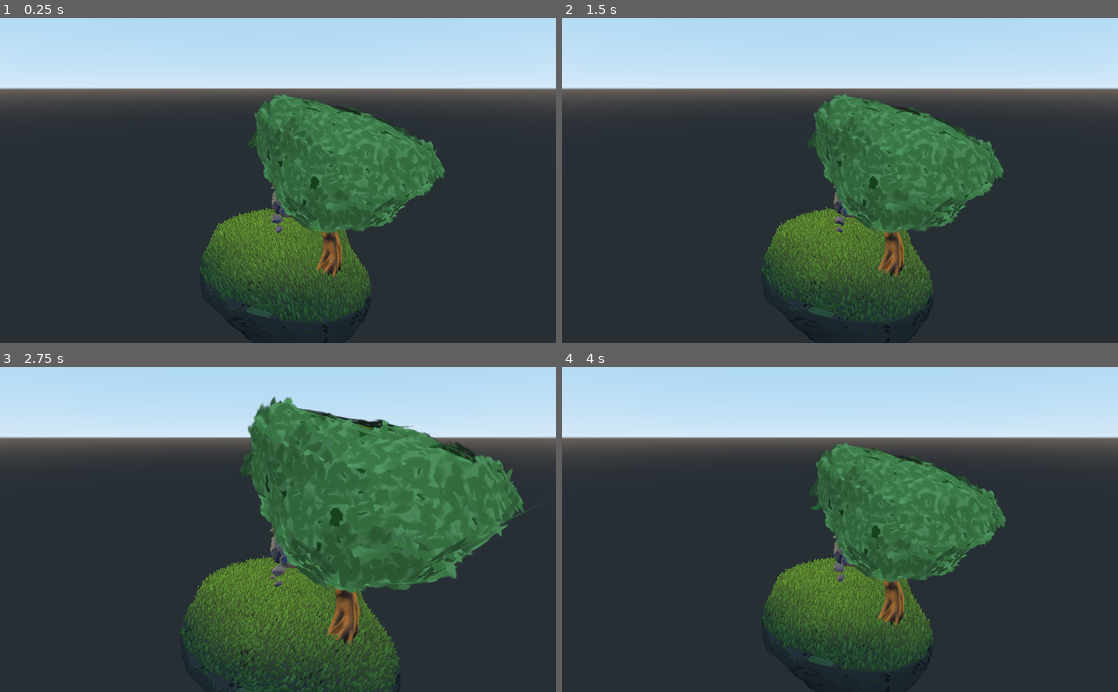
Above: before the commit, frames 1-4 (two rows, left to right).
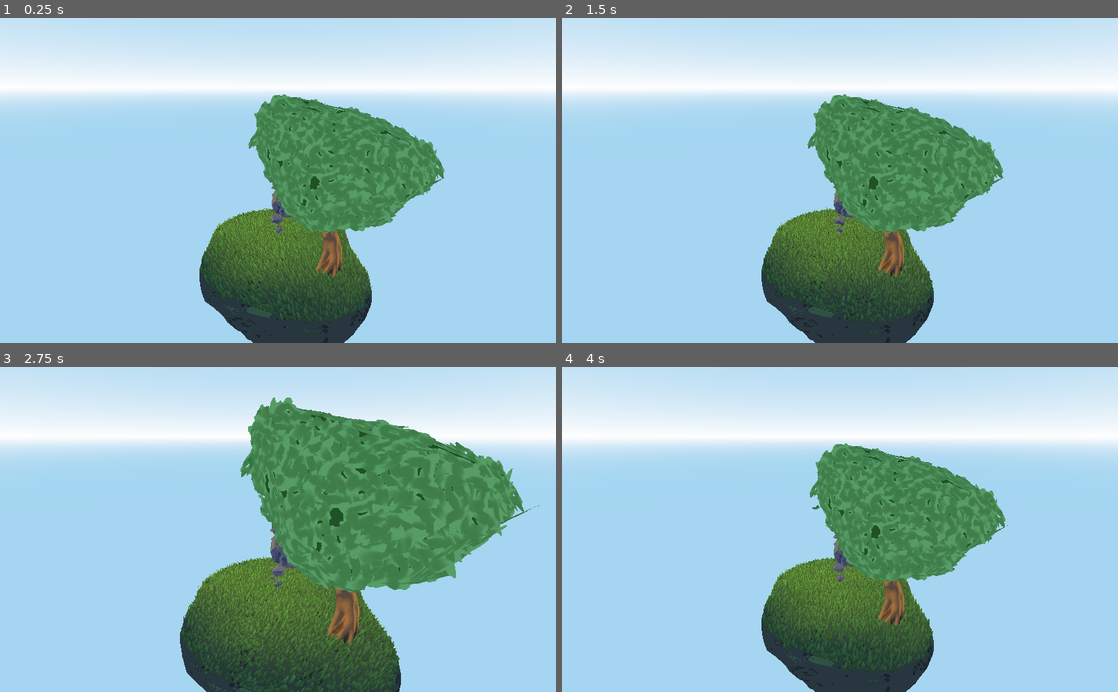
Above: after the commit, the same moments.

Repository: LoukaSoret/GameOff2019
Game: Godot game, scene res://Game.tscn
Two runs of this game, one before a commit and one after it. Both use one fixed random seed, a clock stepped at 60 frames per second and the inputs below.
Inputs (mouse positions are in pixels of both pictures, inside the frame that each line leads up to):
- Up to frame 1 (0.25 s): no input
- Up to frame 2 (1.5 s): move the mouse to (962, 164) at 0.52 s; click (962, 164) at 0.6 s; move the mouse to (728, 196) at 1.27 s; right-click (728, 196) at 1.35 s
- Up to frame 3 (2.75 s): move the mouse to (333, 458) at 2.02 s; hold Mouse wheel up (camera_zoom_in) from 2.03 s (still down)
- Up to frame 4 (4 s): move the mouse to (812, 594) at 2.77 s; release Mouse wheel up (camera_zoom_in) at 2.78 s; tap Mouse wheel down (camera_zoom_out) at 2.85 s; move the mouse to (1006, 578) at 3.52 s; click (1006, 578) at 3.6 s

The runs differ from the first frame. In frame 1, 72% of the frame differs, in the area x 0-100%, y 9-100%; in frame 2, 72%; in frame 3, 64%; in frame 4, 72%.

Commit message:
clouds

Diff:
--- /dev/null
+++ b/Ressources/clouds/Clouds.tscn
@@ -0,0 +1,30 @@
+[gd_scene load_steps=5 format=2]
+
+[ext_resource path="res://Ressources/clouds/postprocessclouds.shader" type="Shader" id=1]
+[ext_resource path="res://Ressources/clouds/testnoise3d.png" type="Texture3D" id=2]
+
+[sub_resource type="ShaderMaterial" id=1]
+render_priority = 127
+shader = ExtResource( 1 )
+shader_param/_BoundsMin = Vector3( -100, -30, -100 )
+shader_param/_BoundsMax = Vector3( 100, 1, 100 )
+shader_param/_CloudScale = Vector3( 30, 30, 30 )
+shader_param/_Coverage = 0.35
+shader_param/_Margin = 10.0
+shader_param/_Density = 5.0
+shader_param/_Steps = 126
+shader_param/_StepsLight = 1
+shader_param/_LightIntensity = 50.0
+shader_param/_CloudColor = Color( 0.941176, 0.941176, 0.941176, 1 )
+shader_param/_LightColor = Color( 1, 0.968627, 0.866667, 1 )
+shader_param/_Speed = 0.5
+shader_param/_Noise3D = ExtResource( 2 )
+
+[sub_resource type="QuadMesh" id=2]
+size = Vector2( 2, 2 )
+
+[node name="Clouds" type="MeshInstance"]
+transform = Transform( 1, 7.10543e-015, -1.42109e-014, 1.77636e-015, 1, -5.96046e-008, 0, 5.96046e-008, 1, 0, 0, 0 )
+material_override = SubResource( 1 )
+mesh = SubResource( 2 )
+material/0 = null
--- /dev/null
+++ b/Ressources/clouds/CloudsMaterial.tres
@@ -0,0 +1,21 @@
+[gd_resource type="ShaderMaterial" load_steps=3 format=2]
+
+[ext_resource path="res://Ressources/clouds/postprocessclouds.shader" type="Shader" id=1]
+[ext_resource path="res://Ressources/clouds/testnoise3d.png" type="Texture3D" id=2]
+
+[resource]
+render_priority = 127
+shader = ExtResource( 1 )
+shader_param/_BoundsMin = Vector3( -100, -30, -100 )
+shader_param/_BoundsMax = Vector3( 100, 1, 100 )
+shader_param/_CloudScale = Vector3( 30, 30, 30 )
+shader_param/_Coverage = 0.35
+shader_param/_Margin = 10.0
+shader_param/_Density = 5.0
+shader_param/_Steps = 126
+shader_param/_StepsLight = 1
+shader_param/_LightIntensity = 50.0
+shader_param/_CloudColor = Color( 0.941176, 0.941176, 0.941176, 1 )
+shader_param/_LightColor = Color( 1, 0.968627, 0.866667, 1 )
+shader_param/_Speed = 0.5
+shader_param/_Noise3D = ExtResource( 2 )
--- /dev/null
+++ b/Ressources/clouds/postprocessclouds.shader
@@ -0,0 +1,158 @@
+/*
+* Volumetric clouds
+*
+* Based on:
+* - https://www.shadertoy.com/view/WslGWl
+* - https://github.com/SebLague/Clouds
+*
+*/
+
+shader_type spatial;
+render_mode skip_vertex_transform, unshaded, depth_draw_always;
+
+uniform vec3 _BoundsMin = vec3(-200,-50,-200);
+uniform vec3 _BoundsMax = vec3(200,50,200);
+uniform vec3 _CloudScale = vec3(5);
+
+uniform float _Coverage : hint_range(0,1) = 0.35;
+uniform float _Margin = 10.0;
+uniform float _Density = 2.0;
+uniform int _Steps : hint_range(0,256) = 64;
+//uniform float _Precision : hint_range(0,1);
+uniform int _StepsLight : hint_range(0,20) = 0;
+
+uniform float _LightIntensity = 50.0;
+
+uniform vec4 _CloudColor : hint_color = vec4(vec3(1),1);
+uniform vec4 _LightColor : hint_color = vec4(0.8);
+
+uniform float _Speed = 0.5;
+
+uniform sampler3D _Noise3D;
+
+vec2 rayBoxDst(vec3 bMin, vec3 bMax, vec3 ro, vec3 rd){
+	vec3 t0 = (bMin-ro)/rd;
+	vec3 t1 = (bMax-ro)/rd;
+	vec3 tmin = min(t0,t1);
+	vec3 tmax = max(t0,t1);
+
+	float dstA = max(max(tmin.x,tmin.y),tmin.z);
+	float dstB = min(tmax.x,min(tmax.y,tmax.z));
+
+	float dstToBox = max(0,dstA);
+	float dstInsideBox = max(0,dstB-dstToBox);
+	return vec2(dstToBox,dstInsideBox);
+}
+
+varying mat4 CAMERA;
+varying vec3 viewVector;
+
+void vertex() {
+	PROJECTION_MATRIX = mat4(1.0);
+	CAMERA = CAMERA_MATRIX;
+}
+
+float get_density(vec3 p,float iTime){
+	vec3 uvw = p * _CloudScale * 0.001;
+	vec4 shape = texture(_Noise3D, uvw+vec3(0,0,iTime*0.2));
+	float densityThreshold = (1.0-_Coverage);
+	float density = max(0,shape.r-densityThreshold)*_Density;
+
+	//marge
+	float containerEdgeFadeDst = _Margin;
+	float dstFromEdgeX = min(containerEdgeFadeDst, min(p.x - _BoundsMin.x, _BoundsMax.x - p.x));
+	float dstFromEdgeZ = min(containerEdgeFadeDst, min(p.z - _BoundsMin.z, _BoundsMax.z - p.z));
+	float dstFromEdgeY = min(containerEdgeFadeDst, min(p.y - _BoundsMin.y, _BoundsMax.y - p.y));
+	float edgeWeight = min(dstFromEdgeY,min(dstFromEdgeZ,dstFromEdgeX))/containerEdgeFadeDst;
+
+	return density*edgeWeight;
+}
+
+void fragment(){
+	vec4 world = CAMERA * INV_PROJECTION_MATRIX * vec4(vec3(0), 1.0);
+	vec3 worldSpaceCameraPos = world.xyz / world.w;
+
+	vec4 v = INV_PROJECTION_MATRIX * vec4(SCREEN_UV*2.0-1.0 , 0, 1);
+	vec4 vv = CAMERA_MATRIX * vec4(v.xyz,0.0);
+
+	vec3 rd = normalize(vv.xyz);
+	vec3 ro =  worldSpaceCameraPos;//pos;
+
+	vec2 rbi = rayBoxDst(vec3(_BoundsMin),vec3(_BoundsMax), ro, rd);
+	float dstToBox = rbi.x;
+	float dstInsideBox = rbi.y;
+	ro =  worldSpaceCameraPos  + rd * dstToBox;
+
+	float depthNL = textureLod(DEPTH_TEXTURE, SCREEN_UV, 0.0).r;
+    vec4 upos = INV_PROJECTION_MATRIX * vec4(SCREEN_UV * 2.0 - 1.0, depthNL * 2.0 - 1.0, 1.0);
+    vec3 pixel_position = upos.xyz / upos.w;
+
+	float depth = length(pixel_position);
+
+	float iTime = TIME*_Speed;
+
+	//bool hit = dstInsideBox > 0.0 && dstToBox < depth;
+
+	float dstTravelled = 0.0;
+	float stepSize = dstInsideBox / float(_Steps) /* (1.1-_Precision)*/;
+	float dstLimit = min(depth-dstToBox, dstInsideBox);
+
+	float absorption = 100.0;
+
+	float T = 1.0;
+	vec4 color = vec4(0.0);
+
+	while(dstTravelled<dstLimit){
+		vec3 rp = ro + rd * dstTravelled;
+		float density = get_density(rp,iTime);
+
+		if(density>0.0){
+			float tmp = density / float(_Steps);
+
+			T *= 1.0 - (tmp * absorption);
+
+			if (T <= 0.01)
+			{
+			    break;
+			}
+
+			//LIGHT
+			 float Tl = 1.0;
+            vec3 lp = rp;
+            for (int j = 0; j < _StepsLight; j++)
+            {
+                float densityLight = get_density(lp,iTime);
+
+                if (densityLight > 0.0)
+                {
+                    float tmpl = densityLight / float(_Steps);
+                    Tl *= 1.0 - (tmpl * absorption);
+                }
+                if (Tl <= 0.01)
+                {
+                    break;
+                }
+                lp += vec3(10,100,10) * 0.5;//(20.0/float(_StepsLight));//TODO sun dir, zstep
+            }
+
+			float opacity = 100.0;
+            float k = opacity * tmp * T;
+            vec4 col1 = _CloudColor * k;
+
+			//LIGHT
+            float kl = _LightIntensity* tmp * T * Tl;
+            vec4 col2 = _LightColor * kl;
+
+            color += col1 + col2;
+		}
+
+		dstTravelled += stepSize;
+	}
+
+	vec3 bg = texture(SCREEN_TEXTURE,SCREEN_UV).rgb;
+	vec3 col = bg + color.rgb;
+	col = mix(bg,color.rgb*1.0,1.0-T);
+	ALPHA = 1.0;
+	ALBEDO = col;
+
+}
--- a/Ressources/grass/grass.shader
+++ b/Ressources/grass/grass.shader
@@ -75,6 +75,7 @@
 	} else {
 		ALPHA = 1.0;
 	}
+	ALPHA_SCISSOR = 1.0;
 	//ALBEDO = vec3(noise);
     ALBEDO = col.rgb;
 }
--- a/Ressources/tree/Tree.tscn
+++ b/Ressources/tree/Tree.tscn
@@ -245,6 +245,7 @@
 	float roughness_tex = dot(texture(texture_roughness,base_uv),roughness_texture_channel);
 	ROUGHNESS = roughness_tex * roughness;
 	SPECULAR = specular;
+	ALPHA_SCISSOR = 0.6;
 	ALPHA = albedo.a * albedo_tex.a;
 }
 "
@@ -332,6 +333,8 @@
 vertex_color_use_as_albedo = true
 params_cull_mode = 2
 params_billboard_mode = 3
+params_use_alpha_scissor = true
+params_alpha_scissor_threshold = 0.98
 particles_anim_h_frames = 1
 particles_anim_v_frames = 1
 particles_anim_loop = false
@@ -341,7 +344,6 @@
 material = SubResource( 17 )
 
 [node name="Tree" type="MeshInstance"]
-editor/display_folded = true
 transform = Transform( 0.317833, 0, 0, 0, 0.317833, 0, 0, 0, 0.317833, 0.510719, 0.194996, 0.602357 )
 material_override = SubResource( 3 )
 
--- /dev/null
+++ b/Scenes/GameTvdd.tscn
@@ -0,0 +1,104 @@
+[gd_scene load_steps=14 format=2]
+
+[ext_resource path="res://RotationCenter.gd" type="Script" id=1]
+[ext_resource path="res://Ressources/clouds/Clouds.tscn" type="PackedScene" id=2]
+[ext_resource path="res://Ressources/rock/rock_material.tres" type="Material" id=3]
+[ext_resource path="res://Ressources/half_icosphere_mesh.tres" type="ArrayMesh" id=4]
+[ext_resource path="res://Rock.gd" type="Script" id=5]
+[ext_resource path="res://Ressources/cone_mesh.tres" type="ArrayMesh" id=6]
+[ext_resource path="res://Ressources/tree/Tree.tscn" type="PackedScene" id=7]
+[ext_resource path="res://Ressources/characters/player/Elemental.tscn" type="PackedScene" id=8]
+[ext_resource path="res://Ressources/characters/player/player_material.tres" type="Material" id=9]
+[ext_resource path="res://Ressources/characters/player/player_fly_mesh.tres" type="ArrayMesh" id=10]
+
+[sub_resource type="SphereShape" id=1]
+radius = 0.131874
+
+[sub_resource type="SphereMesh" id=2]
+
+[sub_resource type="SpatialMaterial" id=3]
+albedo_color = Color( 0.203922, 0.843137, 0.27451, 1 )
+
+[node name="Game" type="Spatial"]
+
+[node name="RotationCenter" type="Spatial" parent="."]
+editor/display_folded = true
+transform = Transform( 1, 0, 0, 0, 1, 0, 0, 0, 1, 0, 0.682909, 0 )
+script = ExtResource( 1 )
+
+[node name="RotationHelper" type="Spatial" parent="RotationCenter"]
+editor/display_folded = true
+transform = Transform( 1, 0, 0, 0, 0.929475, 0.368884, 0, -0.368884, 0.929475, 0, 0, 0 )
+
+[node name="Camera" type="Camera" parent="RotationCenter/RotationHelper"]
+transform = Transform( 1, 0, 0, 0, 1, 0, 0, 0, 1, 0, 0.375747, 2.78634 )
+
+[node name="Clouds" parent="RotationCenter/RotationHelper/Camera" instance=ExtResource( 2 )]
+transform = Transform( 1, 0, 0, 0, 1, 0, 0, 0, 1, 0, 0, -1 )
+cast_shadow = 0
+
+[node name="DirectionalLight" type="DirectionalLight" parent="."]
+transform = Transform( 1, 0, 0, 0, -4.37114e-008, 1, 0, -1, -4.37114e-008, -0.446787, 4.81122, -0.230163 )
+visible = false
+
+[node name="Rock" type="MeshInstance" parent="."]
+visible = false
+material_override = ExtResource( 3 )
+mesh = ExtResource( 4 )
+material/0 = null
+script = ExtResource( 5 )
+deformationSeed = 6
+deformation = 0.3
+perlin_scale = 0.2
+amplitude = 3.0
+frequency = 30.0
+persistence = 0.4
+
+[node name="Rock2" type="MeshInstance" parent="."]
+material_override = ExtResource( 3 )
+mesh = ExtResource( 6 )
+material/0 = null
+script = ExtResource( 5 )
+deformationSeed = 10
+deformation = 0.3
+perlin_scale = 0.5
+amplitude = 1.0
+
+[node name="LaBoule" type="RigidBody" parent="."]
+editor/display_folded = true
+transform = Transform( 1, 0, 0, 0, 1, 0, 0, 0, 1, 0, 1.08181, 0 )
+visible = false
+
+[node name="CollisionShape" type="CollisionShape" parent="LaBoule"]
+shape = SubResource( 1 )
+
+[node name="MeshInstance" type="MeshInstance" parent="LaBoule"]
+transform = Transform( 0.13302, 0, 0, 0, 0.13302, 0, 0, 0, 0.13302, 0, 0, 0 )
+mesh = SubResource( 2 )
+material/0 = SubResource( 3 )
+
+[node name="Tree" parent="." instance=ExtResource( 7 )]
+
+[node name="SpotLight" type="SpotLight" parent="."]
+transform = Transform( -0.00638494, -0.657724, -0.753232, 1.19209e-007, -0.753247, 0.657738, -0.99998, 0.00419952, 0.00480951, -1.78206, 2.10595, -0.260349 )
+light_color = Color( 1, 0.960784, 0, 1 )
+light_energy = 4.56
+spot_range = 5.80067
+spot_angle = 28.2002
+
+[node name="SpotLight2" type="SpotLight" parent="."]
+transform = Transform( 0.0552481, -0.367521, 0.928373, 0.203739, -0.906081, -0.37082, 0.977465, 0.209633, 0.024819, 2.78414, -0.129216, -0.0516568 )
+light_color = Color( 1, 0.964706, 0, 1 )
+light_energy = 4.56
+shadow_enabled = true
+spot_range = 5.80067
+spot_angle = 28.2002
+
+[node name="Elemental" parent="." instance=ExtResource( 8 )]
+transform = Transform( 0.0113743, 0, -0.0772107, 0, 0.078044, 0, 0.0772107, 0, 0.0113743, 0, 0.794482, 0 )
+
+[node name="ElementalFly" type="MeshInstance" parent="."]
+transform = Transform( -3.05697e-005, 0.061983, -0.0422268, 0.0338147, 0.0377028, 0.0553179, 0.0669445, -0.0190159, -0.0279611, 0.236401, 0.749337, -0.786879 )
+material_override = ExtResource( 9 )
+mesh = ExtResource( 10 )
+material/0 = null
--- a/default_env.tres
+++ b/default_env.tres
@@ -1,6 +1,9 @@
 [gd_resource type="Environment" load_steps=2 format=2]
 
 [sub_resource type="ProceduralSky" id=1]
+sky_horizon_color = Color( 1, 1, 1, 1 )
+ground_bottom_color = Color( 0.647059, 0.839216, 0.945098, 1 )
+ground_horizon_color = Color( 1, 1, 1, 1 )
 
 [resource]
 background_mode = 2
Binary file added: Ressources/clouds/testnoise3d.png
Not shown, added: Ressources/clouds/testnoise3d.png.import
Not shown: 2 places in Ressources/tree/Tree.tscn that only renumber resources
